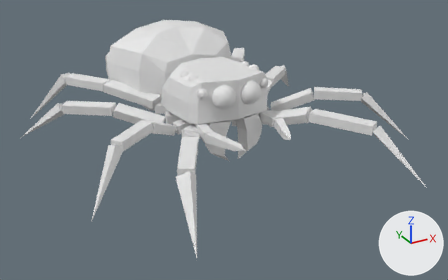
The Blender file Enemies/JumpingSpider.blend: old version first, new version second.
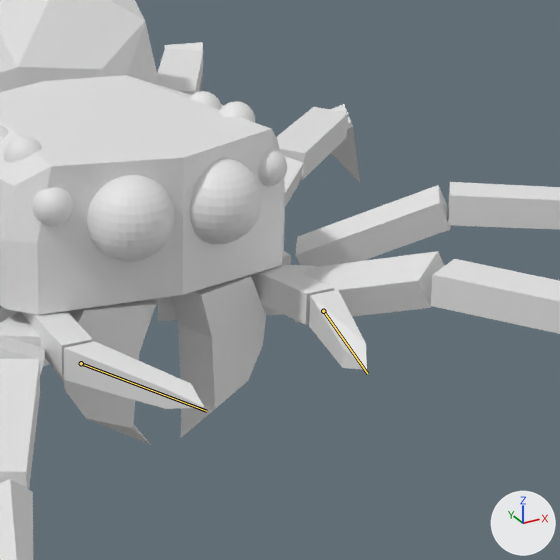
There are two pictures of each version: one whole from a 50 mm camera at (-6.15, -12.03, 5.2) aimed at (0.04, -0.78, -0.43), one close up on the part from 42% to 77% of the width and 13% to 69% of the height. The lights are fixed; the arrows at lower right show +X, +Y and +Z. The first two pictures are the older version. Both versions are drawn at frame 0 of the action 'idle'; the numbers are the values there. The bones that change are drawn over the model as lines in the close-ups.

The first close-up shows 'Abdomen', 'Cephalothorax', 'FangLeft', 'FangRight', 'MiddleBackLeftLeg.001', 'MiddleFrontLeftLeg.000', 'MiddleFrontLeftLeg.001', 'PedipalpLeft.001', 'PedipalpRight.001', 'VeryFrontLeftLeg.000', 'VeryFrontLeftLeg.001', 'VeryFrontRightLeg.001' and 8 more.
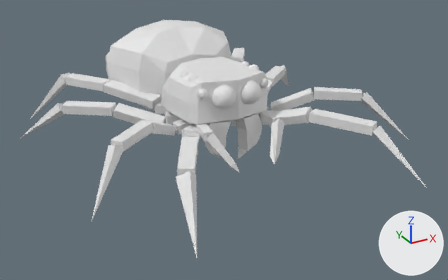
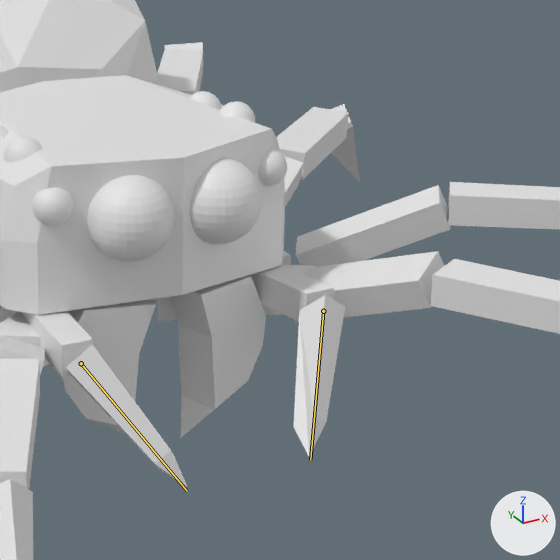
Boxes [x1, y1, x2, y2] around the edits, measured in the close-ups (560 x 560 px):
```json
{"object": "PedipalpRight.001", "change": "posed", "before": [64, 341, 205, 409], "after": [66, 345, 188, 487], "on screen": "13% narrower, 107% taller"}
{"object": "PedipalpLeft.001", "change": "posed", "before": [309, 290, 367, 370], "after": [294, 295, 345, 456], "on screen": "12% narrower, 100% taller"}
{"bone": "PedipalpBone.016.L", "before": "(323, 311) to (367, 373)", "after": "(323, 311) to (310, 460)"}
{"bone": "PedipalpBone.016.R", "before": "(81, 363) to (206, 411)", "after": "(81, 363) to (187, 491)"}
```

Scene script edits in JSON lines:
```json
{"block": "bone_pedipalpbone_016_l", "where": "bone_pedipalpbone_016_l = bpy.data.objects['Armature'].pose.bones['PedipalpBone.016.L']  # child of 'PedipalpBone.015.L'"}
{"op": "set", "path": "bone_pedipalpbone_016_l.rotation_quaternion", "old": "(1.0, 0.0, 0.0, 0.0)", "new": "(0.843, 0.318, 0.341, 0.268)", "note": "degrees (0, 0, 0) -> degrees (52, 24, 47)"}
{"block": "bone_pedipalpbone_016_r", "where": "bone_pedipalpbone_016_r = bpy.data.objects['Armature'].pose.bones['PedipalpBone.016.R']  # child of 'PedipalpBone.015.R'"}
{"op": "set", "path": "bone_pedipalpbone_016_r.rotation_quaternion", "old": "(1.0, 0.0, 0.0, 0.0)", "new": "(0.843, 0.318, -0.341, -0.268)", "note": "degrees (0, 0, 0) -> degrees (52, -24, -47)"}
```
